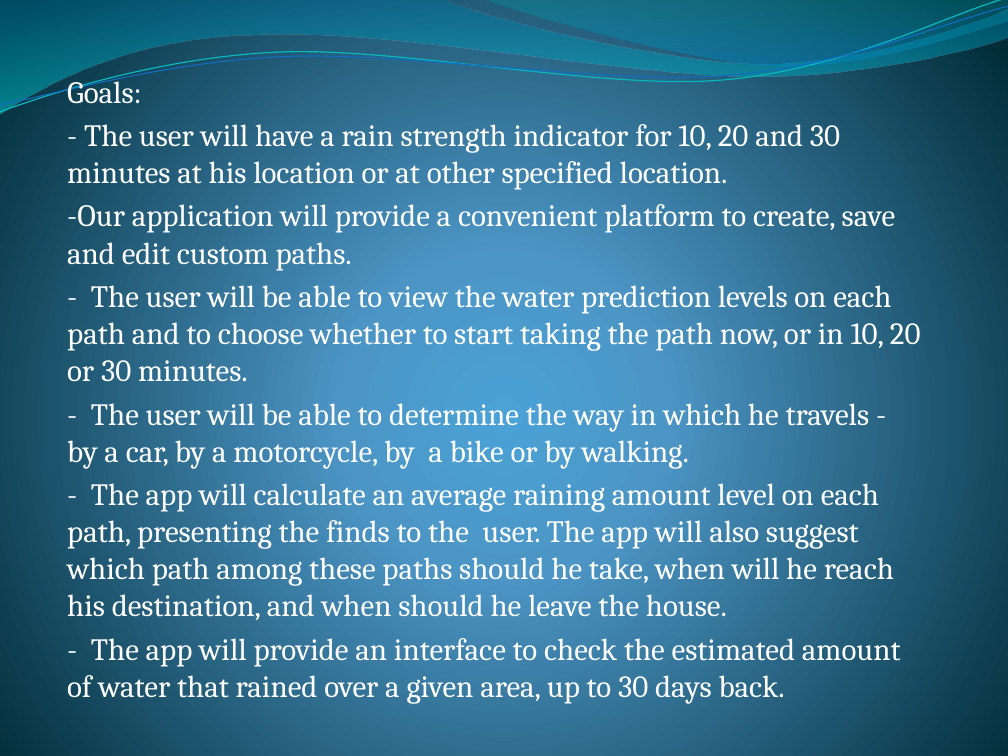
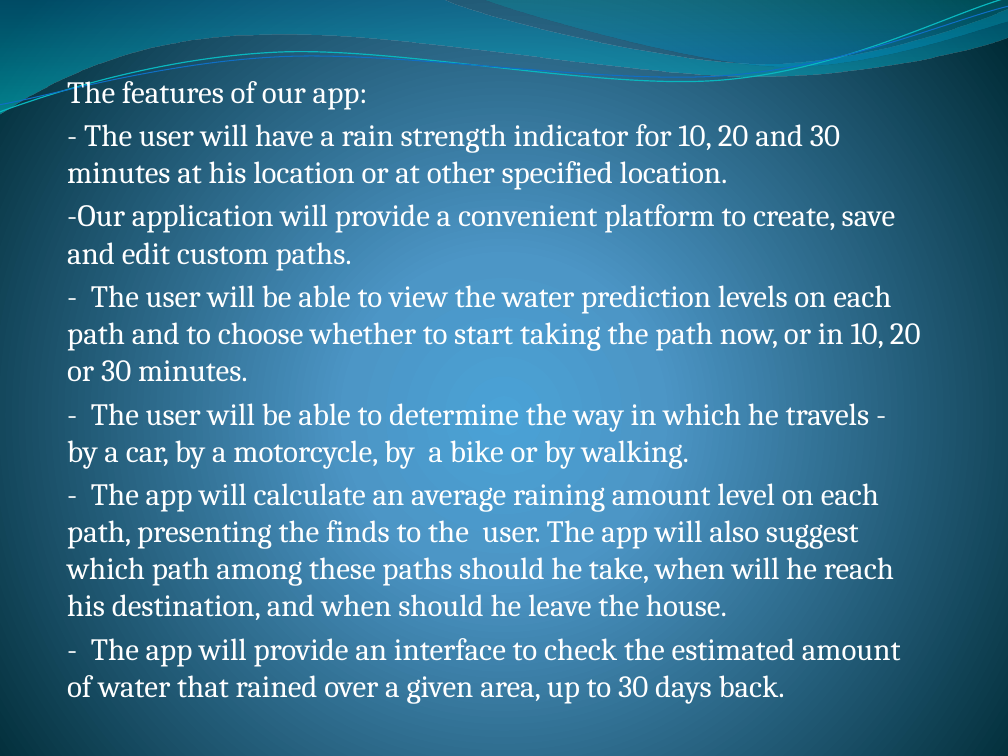
Before and after one commit to DLif/Rain_app, a slide deck: slide 3 of Rain Man.pptx (slide 2 before the commit). Drawn at 1008x756 pixels with LibreOffice and Linux fonts; fonts in the diff are those of the drawing. Boxes give left, top, right and bottom in pixels: in the first picture for what was removed or moved away, otherwise in the second. Text is boxed around its words. In the diff, an @@ line names an element or a change of style, - is before the commit and + after.

Commit message:
updated ppw

```diff
--- a/Rain Man.pptx
+++ b/Rain Man.pptx
@@ subtitle at <box>67,75,368,110</box>: text changed @@
-Goals:
+The features of our app:
```
Also in this commit, not shown: 1 slide added.
